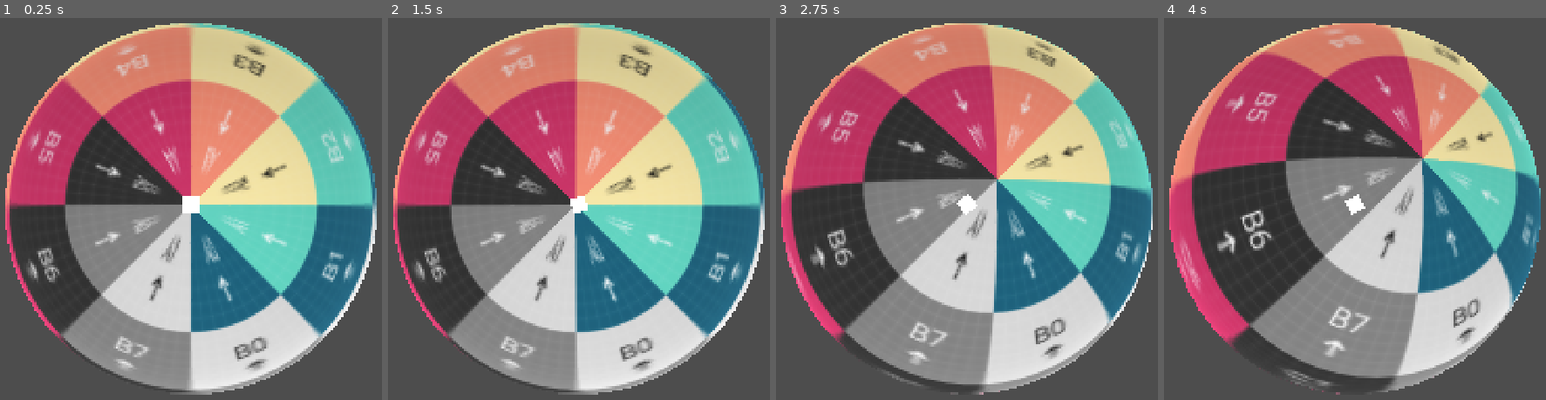
Above: before the commit, frames 1-4 (left to right).
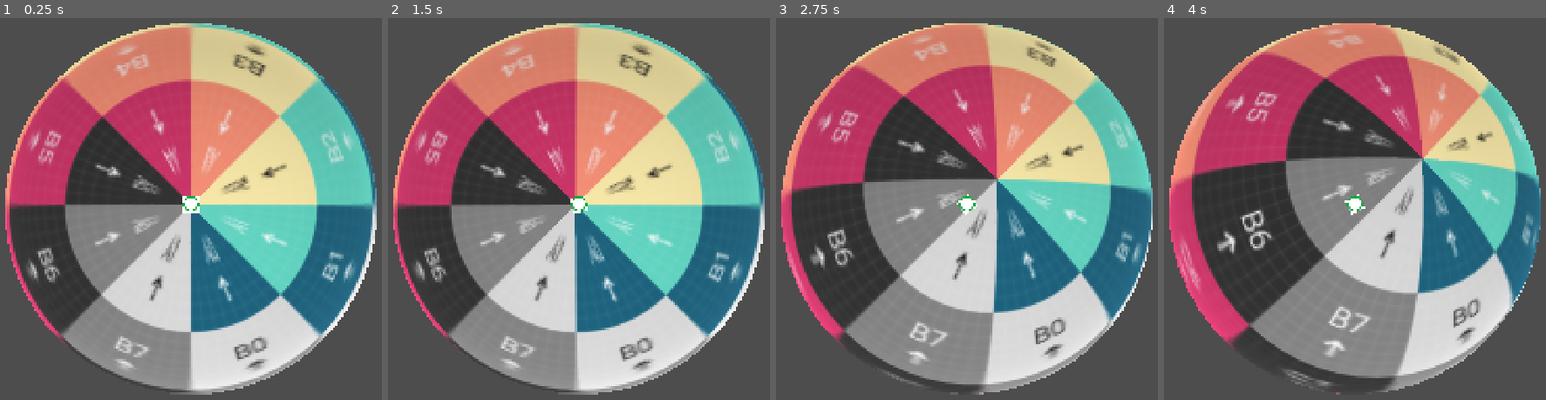
Above: after the commit, the same moments.

Repository: pgm-woutvande22/gamejam-juniperdev
Game: Godot game, scene res://scences/level.tscn
Two runs of this game, one before a commit and one after it. Both use one fixed random seed, a clock stepped at 60 frames per second and the inputs below.
Inputs (mouse positions are in pixels of both pictures, inside the frame that each line leads up to):
- Up to frame 1 (0.25 s): no input
- Up to frame 2 (1.5 s): tap Enter at 0.5 s; move the mouse to (731, 186) at 0.52 s; hold D (move_right) 0.53-1.25 s; click (731, 186) at 0.67 s; drag from (437, 224) to (544, 281) at 1.27 s
- Up to frame 3 (2.75 s): move the mouse to (1035, 117) at 2.02 s; hold D (move_right) from 2.03 s (still down)
- Up to frame 4 (4 s): release D (move_right) at 2.75 s; drag from (1320, 281) to (outside the picture) at 2.77 s; move the mouse to (outside the picture) at 3.52 s; hold A (move_left) from 3.53 s (still down)

The runs differ from the first frame. In frame 1, less than 0.1% of the frame differs, in the area x 47-53%, y 46-51%; in frame 2, less than 0.1%; in frame 3, less than 0.1%; in frame 4, less than 0.1%.

Commit message:
✨: added indicator ring for dash

Diff:
--- a/scences/level.tscn
+++ b/scences/level.tscn
@@ -1,6 +1,7 @@
 [gd_scene format=3 uid="uid://bijewbw3cmiha"]
 
 [ext_resource type="Script" uid="uid://cr1pdrt4vamyh" path="res://scripts/top.gd" id="1_dckfn"]
+[ext_resource type="Shader" uid="uid://c7yhsbhudabf" path="res://shaders/dash_indicator.gdshader" id="2_7l045"]
 [ext_resource type="Texture2D" uid="uid://ch8qa1kx5775f" path="res://assets/CustomUVChecker_byValle_1K.png" id="2_qi052"]
 [ext_resource type="Texture2D" uid="uid://bwldoqvfdpq56" path="res://assets/testy.png" id="3_tas22"]
 
@@ -39,6 +40,20 @@
 material = SubResource("StandardMaterial3D_7l045")
 size = Vector2(0.2, 0.2)
 
+[sub_resource type="ShaderMaterial" id="ShaderMaterial_mjhmi"]
+render_priority = 0
+shader = ExtResource("2_7l045")
+shader_parameter/progress = 0.0
+shader_parameter/fill_color = Color(0.50329643, 0.99488574, 0.39735007, 1)
+shader_parameter/empty_color = Color(1, 1, 1, 0.12)
+shader_parameter/ready_color = Color(0.060299985, 0.67, 0.2330483, 1)
+shader_parameter/inner_radius = 0.78
+shader_parameter/outer_radius = 0.96
+shader_parameter/edge_softness = 0.02
+
+[sub_resource type="QuadMesh" id="QuadMesh_pg4a6"]
+material = SubResource("ShaderMaterial_mjhmi")
+
 [sub_resource type="StandardMaterial3D" id="StandardMaterial3D_cq5gf"]
 albedo_texture = ExtResource("2_qi052")
 
@@ -62,8 +77,10 @@
 accel_speed = 20.0
 friction = 1.0
 dash_distance = 10.0
+dash_cooldown = 2.0
 dash_particles_path = NodePath("DashParticles")
 dash_colors = Array[Color]([Color(1, 1, 1, 1), Color(1, 0, 0, 1), Color(0.9801654, 0.05025994, 0.3236682, 1), Color(0.9880797, 0.3052566, 0.040456824, 1)])
+dash_indicator_path = NodePath("DashIndicator")
 camera_distance = 35.0
 camera_pitch_deg = 89.0
 
@@ -89,6 +106,10 @@
 process_material = SubResource("ParticleProcessMaterial_tas22")
 draw_pass_1 = SubResource("QuadMesh_tas22")
 
+[node name="DashIndicator" type="MeshInstance3D" parent="Top" unique_id=1332331279]
+transform = Transform3D(2, 0, 0, 0, -8.742278e-08, 2, 0, -2, -8.742278e-08, 0, 3.033493, 0)
+mesh = SubResource("QuadMesh_pg4a6")
+
 [node name="Planet" type="MeshInstance3D" parent="." unique_id=1564292905]
 transform = Transform3D(100, 0, 0, 0, 100, 0, 0, 0, 100, 0, 0, 0)
 material_override = SubResource("StandardMaterial3D_cq5gf")
--- a/scripts/top.gd
+++ b/scripts/top.gd
@@ -15,6 +15,7 @@
 @export var dash_cooldown: float = 0.6       # min time between dashes
 @export var dash_particles_path: NodePath    # optional GPUParticles3D trail dropped behind the top while dashing
 @export var dash_colors: Array[Color] = []   # palette tinted into the trail per dash; empty = random hue
+@export var dash_indicator_path: NodePath    # optional flat ring (PlaneMesh + dash_indicator.gdshader) showing cooldown
 @export var camera_distance: float = 10.0    # how far the camera sits from the top
 @export_range(10.0, 89.0) var camera_pitch_deg: float = 60.0 # 89 = straight overhead, lower = more behind-and-above
 
@@ -34,6 +35,7 @@
 @onready var camera: Camera3D = get_node_or_null(camera_path)
 @onready var light: DirectionalLight3D = get_node_or_null(light_path)
 @onready var dash_particles: GPUParticles3D = get_node_or_null(dash_particles_path)
+@onready var dash_indicator: MeshInstance3D = get_node_or_null(dash_indicator_path)
 
 func _ready() -> void:
 	var planet := get_node(planet_path)
@@ -62,6 +64,7 @@
 
 	if dash_cooldown_left > 0.0:
 		dash_cooldown_left -= delta
+	_update_dash_indicator()
 
 	# --- right click: start a dash toward the cursor (quick burst, not affected by friction/accel) ---
 	var rmb := Input.is_mouse_button_pressed(MOUSE_BUTTON_RIGHT)
@@ -145,6 +148,18 @@
 	_update_camera(up)   # follow the top every frame, recentering immediately (no lag = no spiral)
 	_update_light(up)
 
+func _update_dash_indicator() -> void:
+	# fill the ring as the cooldown recharges: 0 right after a dash, 1.0 when ready again
+	if dash_indicator == null:
+		return
+	var mat := dash_indicator.get_active_material(0) as ShaderMaterial
+	if mat == null:
+		return
+	var p := 1.0
+	if dash_cooldown > 0.0:
+		p = clampf(1.0 - dash_cooldown_left / dash_cooldown, 0.0, 1.0)
+	mat.set_shader_parameter("progress", p)
+
 func _setup_dash_colors() -> void:
 	# build a Color Initial Ramp so EACH particle samples a random color from the palette,
 	# giving a multi-colored trail (all colors at once). dash_colors empty = a rainbow.
--- /dev/null
+++ b/shaders/dash_indicator.gdshader
@@ -0,0 +1,38 @@
+// Radial cooldown ring for the dash. Draws a flat ring (on a PlaneMesh) that fills
+// clockwise from the top as `progress` goes 0 -> 1. progress = 1 means dash is ready.
+shader_type spatial;
+render_mode unshaded, blend_mix, cull_disabled, depth_draw_never, shadows_disabled;
+
+uniform float progress : hint_range(0.0, 1.0) = 0.0;
+uniform vec4 fill_color : source_color = vec4(0.25, 0.85, 1.0, 1.0);  // recharged portion
+uniform vec4 empty_color : source_color = vec4(1.0, 1.0, 1.0, 0.12);  // not-yet-charged portion
+uniform vec4 ready_color : source_color = vec4(0.4, 1.0, 0.6, 1.0);   // full ring when ready
+uniform float inner_radius : hint_range(0.0, 1.0) = 0.78;
+uniform float outer_radius : hint_range(0.0, 1.0) = 0.96;
+uniform float edge_softness : hint_range(0.0, 0.1) = 0.02;
+
+void fragment() {
+	vec2 p = UV * 2.0 - 1.0;            // remap UV to -1..1, center at 0
+	float r = length(p);
+
+	// soft-edged ring mask
+	float ring = smoothstep(inner_radius - edge_softness, inner_radius + edge_softness, r)
+			   * (1.0 - smoothstep(outer_radius - edge_softness, outer_radius + edge_softness, r));
+	if (ring < 0.001) {
+		discard;
+	}
+
+	// angle as 0..1, starting at the top (12 o'clock), increasing clockwise
+	float frac = atan(p.x, p.y) / (2.0 * PI);
+	if (frac < 0.0) {
+		frac += 1.0;
+	}
+
+	vec4 col = frac <= progress ? fill_color : empty_color;
+	if (progress >= 0.999) {
+		col = ready_color;             // fully charged: whole ring lights up
+	}
+
+	ALBEDO = col.rgb;
+	ALPHA = col.a * ring;
+}
Not shown, added: shaders/dash_indicator.gdshader.uid
